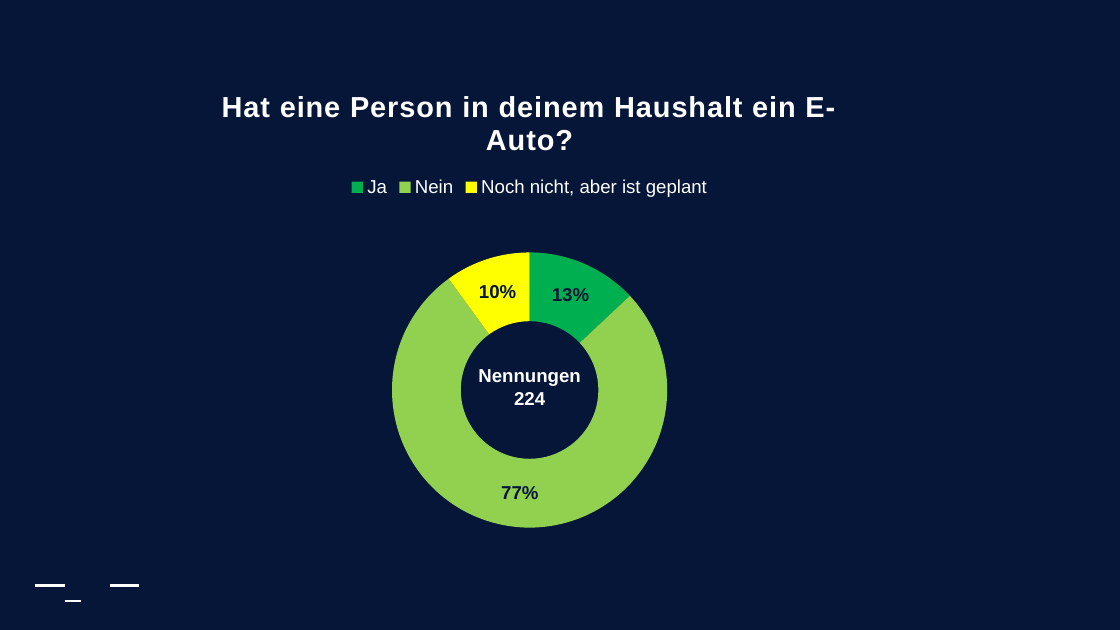
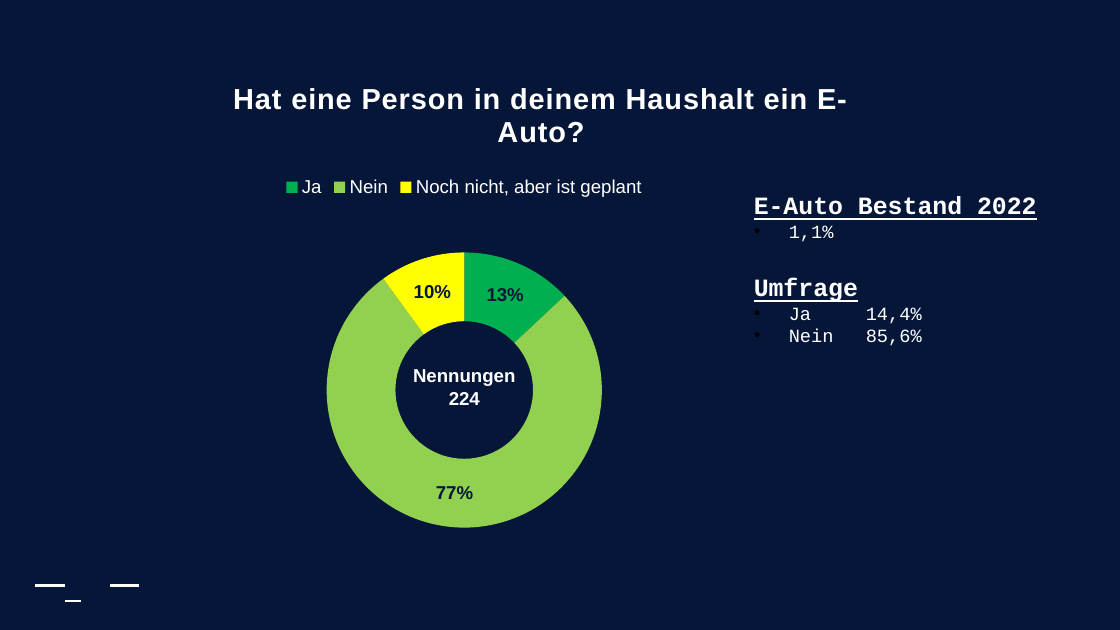
Before and after one commit to Nydery/leotopia, a slide deck: slide 18 of pptx/UmfrageErgebnissePLUSPlatformenUNDDashboard.pptx (slide 14 before the commit). Drawn at 1120x630 pixels with LibreOffice and Linux fonts; fonts in the diff are those of the drawing; background and template pictures are left out. Boxes give left, top, right and bottom in pixels: in the first picture for what was removed or moved away, otherwise in the second. Text is boxed around its words. In the diff, an @@ line names an element or a change of style, - is before the commit and + after.

```diff
--- a/pptx/UmfrageErgebnissePLUSPlatformenUNDDashboard.pptx
+++ b/pptx/UmfrageErgebnissePLUSPlatformenUNDDashboard.pptx
@@ doughnut chart: place and size @@
-doughnut chart at <box>112,66,948,563</box>
+doughnut chart at <box>47,66,883,563</box>
@@ text added at <box>754,196,1037,346</box>, 16 pt, text #FFFFFF, bold, underline @@
+E-Auto Bestand 2022
+• 1,1%
+Umfrage
+• Ja 14,4%
+• Nein 85,6%
@@ text "Nennungen": place and size @@
-text "Nennungen" at <box>478,369,580,405</box>
+text "Nennungen" at <box>413,369,515,405</box>
```
Also in this commit, not shown: 4 other slides changed, 5 slides added, 1 slide removed.
